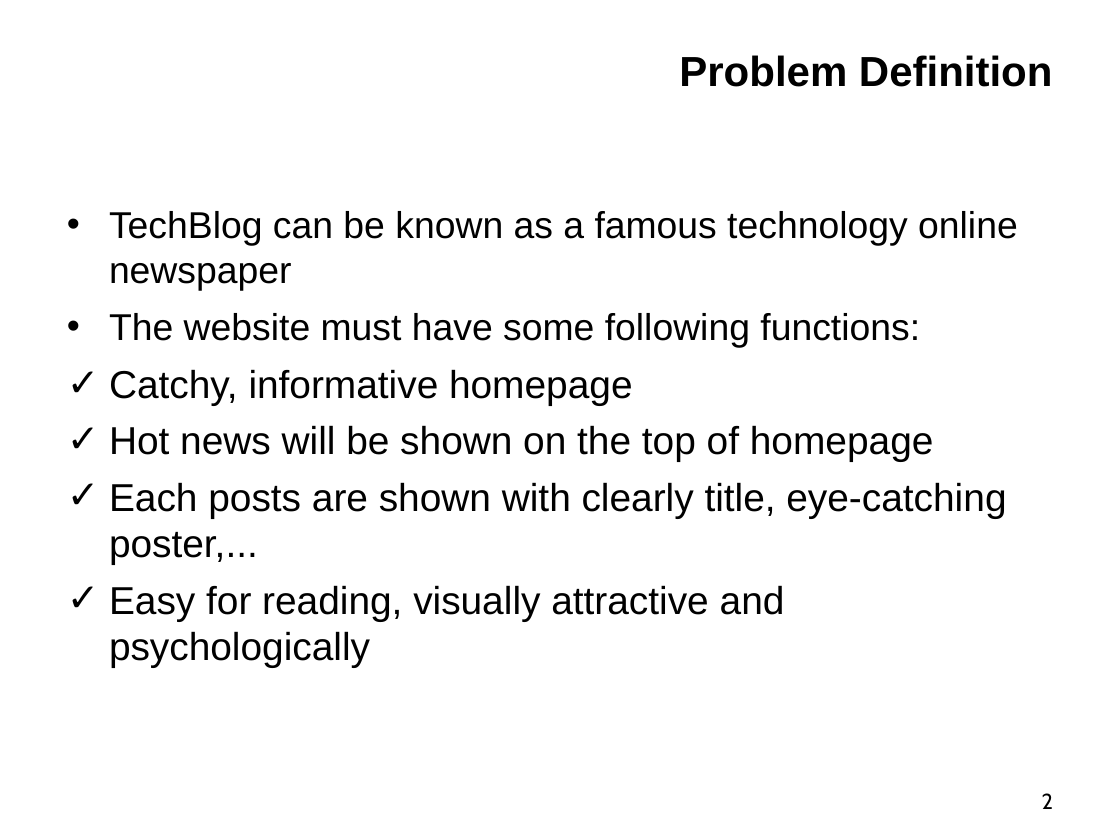
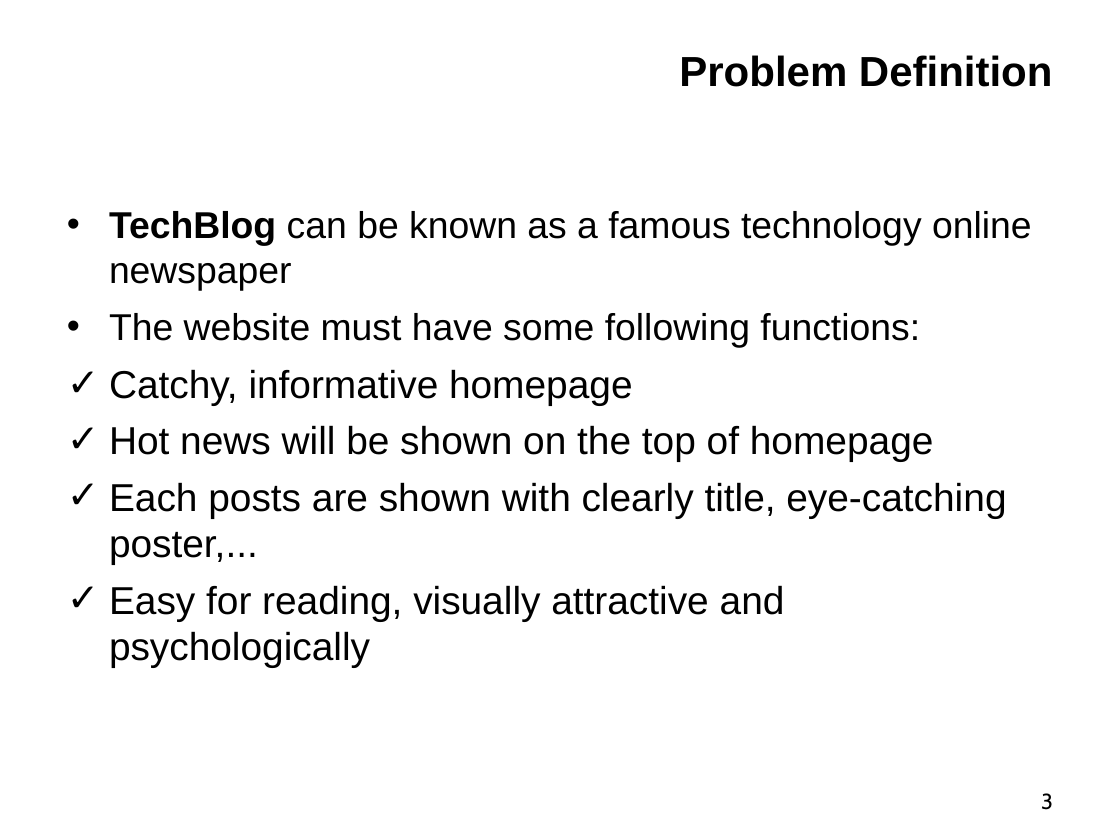
Before and after one commit to mrtienthinh/T1804E-Project-Laravel, a slide deck: slide 3 of Report/Slide.ppt (slide 2 before the commit). Drawn at 1120x840 pixels with LibreOffice and Linux fonts; fonts in the diff are those of the drawing; background and template pictures are left out. Boxes give left, top, right and bottom in pixels: in the first picture for what was removed or moved away, otherwise in the second. Text is boxed around its words. In the diff, an @@ line names an element or a change of style, - is before the commit and + after.

```diff
--- a/Report/Slide.ppt
+++ b/Report/Slide.ppt
@@ text at (109,211,1032,291): bold on in "TechBlog" @@
@@ page number at (1041,793,1053,810): text changed @@
-2
+3
```
Also in this commit, not shown: 2 other slides changed, 2 slides added, 2 other files.
